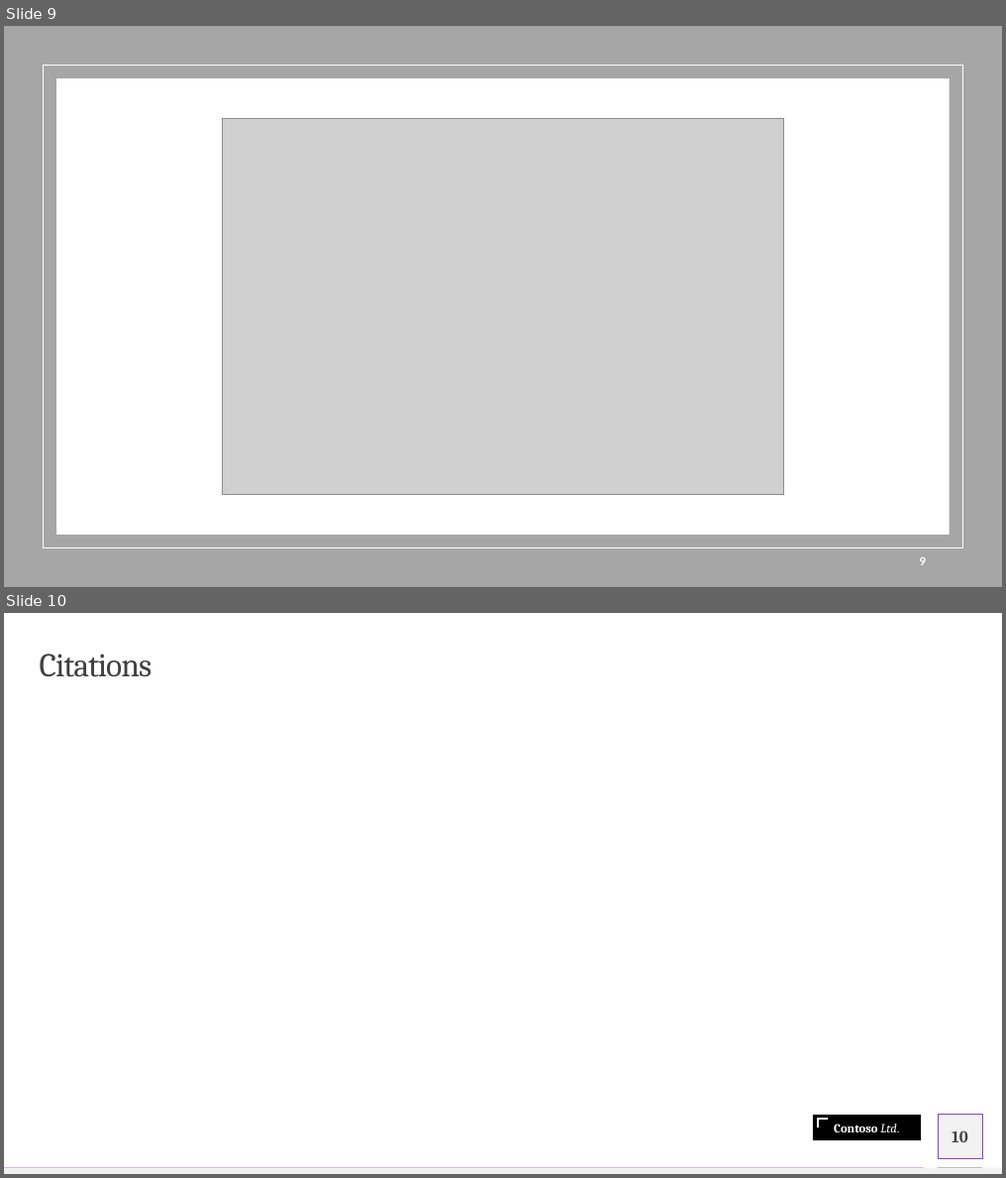
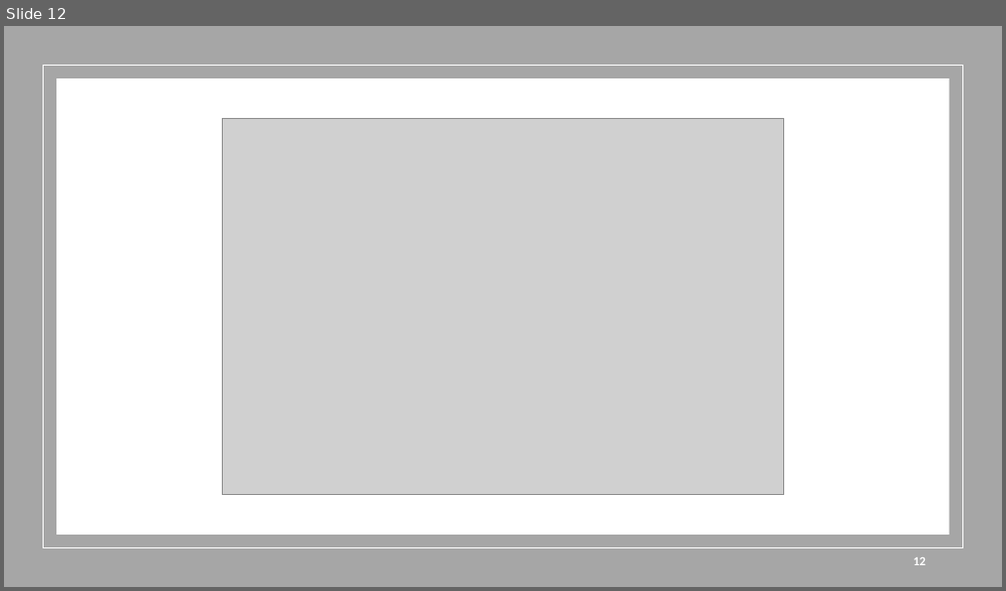
Before and after one commit to olegmrnv/crime_correlations, a slide deck: reports/Crime Analysis .pptx. Shown one above the other, each under a label of ours: slides 9 and 10 before the commit, slide 12 after it. The pictures are 1006x1178 and 1006x591 pixels, drawn with LibreOffice and Linux fonts; fonts in the diff are those of the drawing; grey boxes stand for pictures. Boxes give left, top, right and bottom in pixels: in the first picture for what was removed or moved away, otherwise in the second. Text is boxed around its words. In the diff, an @@ line names an element or a change of style, - is before the commit and + after.

```diff
--- a/reports/Crime Analysis .pptx
+++ b/reports/Crime Analysis .pptx
@@ slide 10 removed at bbox=[4, 613, 1002, 1174], background #FFFFFF; not listed: 2 template elements that a slide beside it also shows @@
@@ title removed at bbox=[40, 654, 152, 677] @@
-Citations
@@ rectangle removed at bbox=[813, 1115, 921, 1141] @@
-Contoso Ltd.
@@ rectangle removed at bbox=[939, 1115, 982, 1158] @@
@@ freeform shape removed at bbox=[818, 1119, 829, 1128] @@
@@ page number removed at bbox=[951, 1131, 968, 1143] @@
-10
@@ line removed from (939, 1167) to (982, 1167) @@
@@ what was slide 9 is now slide 12 @@
@@ page number at bbox=[913, 558, 926, 566]: text changed @@
-9
+12
```
Also in this commit, not shown: 5 slides changed, 5 slides added, 1 other slide removed, 7 other files.
